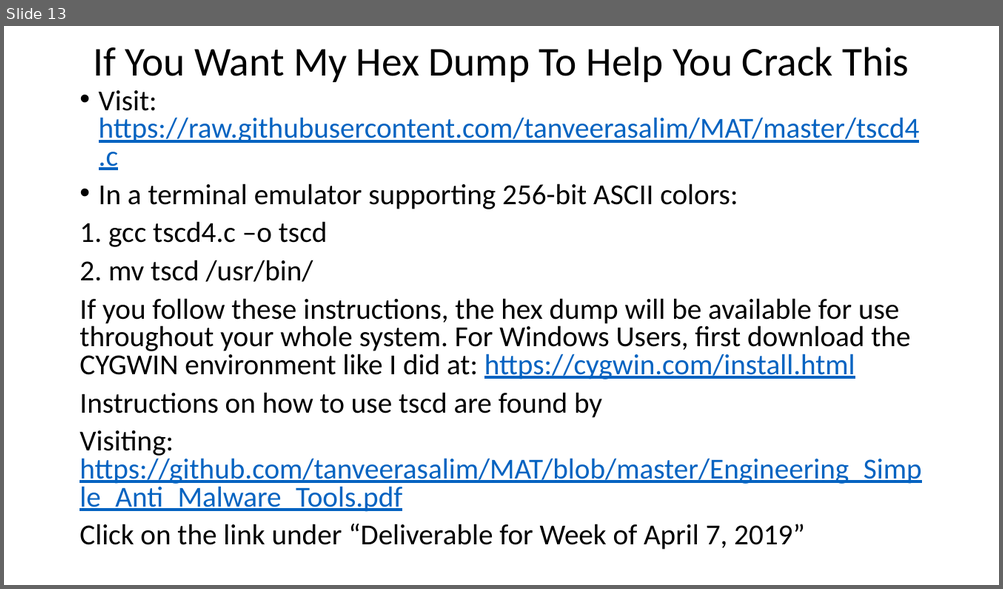
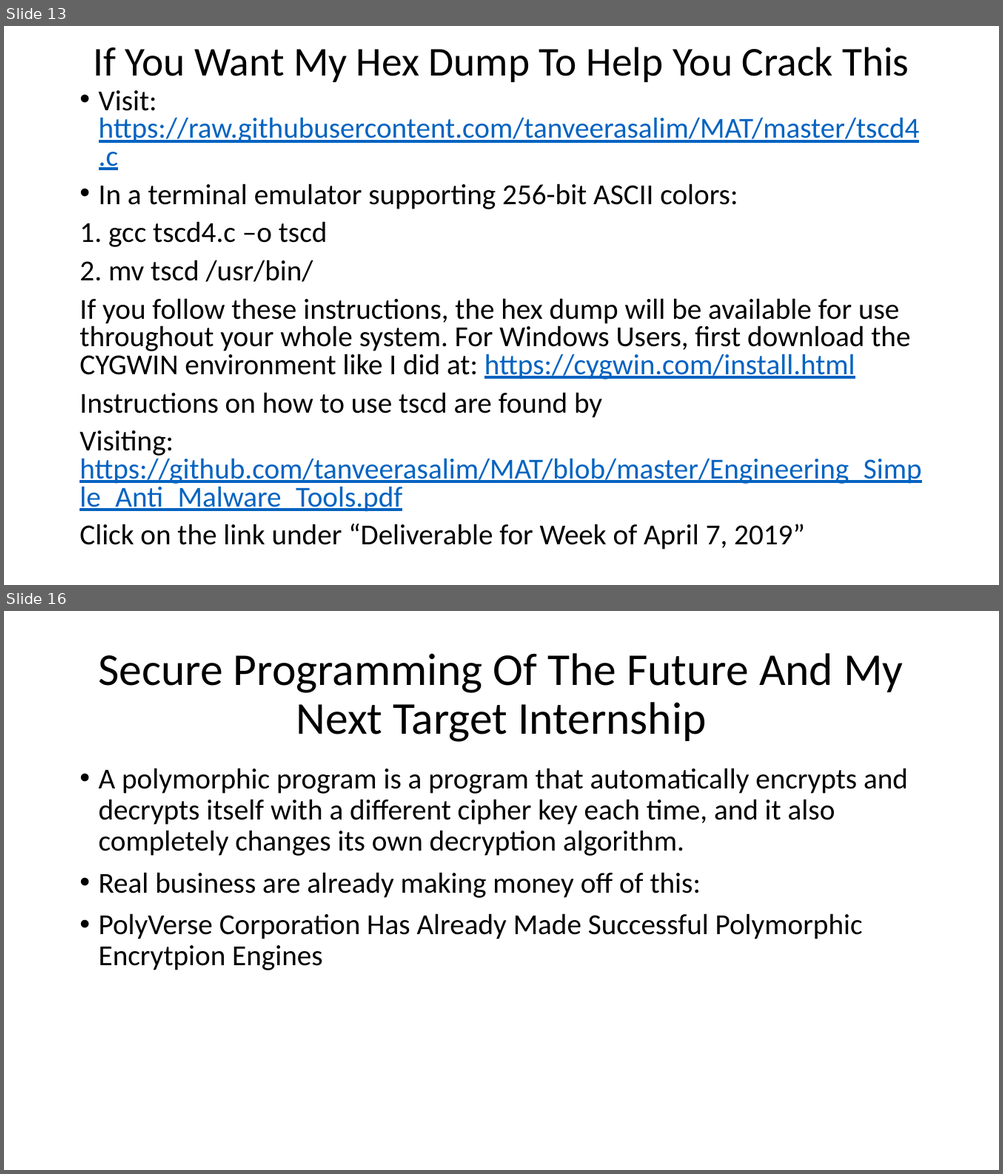
Before and after one commit to fosres/MAT, a slide deck: A_Guide_To_Malware_Analysis.pptx. Shown one above the other, each under a label of ours: slide 13 before the commit, slides 13 and 16 after it; the slides between them are not shown. The pictures are 1003x589 and 1003x1174 pixels, drawn with LibreOffice and Linux fonts; fonts in the diff are those of the drawing. Boxes give left, top, right and bottom in pixels: in the first picture for what was removed or moved away, otherwise in the second. Text is boxed around its words. In the diff, an @@ line names an element or a change of style, - is before the commit and + after.

```diff
--- a/A_Guide_To_Malware_Analysis.pptx
+++ b/A_Guide_To_Malware_Analysis.pptx
@@ slide 16 added at bbox=[4, 611, 999, 1170], background #FFFFFF @@
@@ title added at bbox=[98, 653, 902, 742], 44 pt, text #000000 @@
+Secure Programming Of The Future And My Next Target Internship
@@ text added at bbox=[99, 768, 908, 971], 28 pt, text #000000 @@
+• A polymorphic program is a program that automatically encrypts and decrypts itself with a different cipher key each time, and it also completely changes its own decryption algorithm.
+• Real business are already making money off of this:
+• PolyVerse Corporation Has Already Made Successful Polymorphic Encrytpion Engines
```
Also in this commit, not shown: 2 other slides added, 1 other file.
